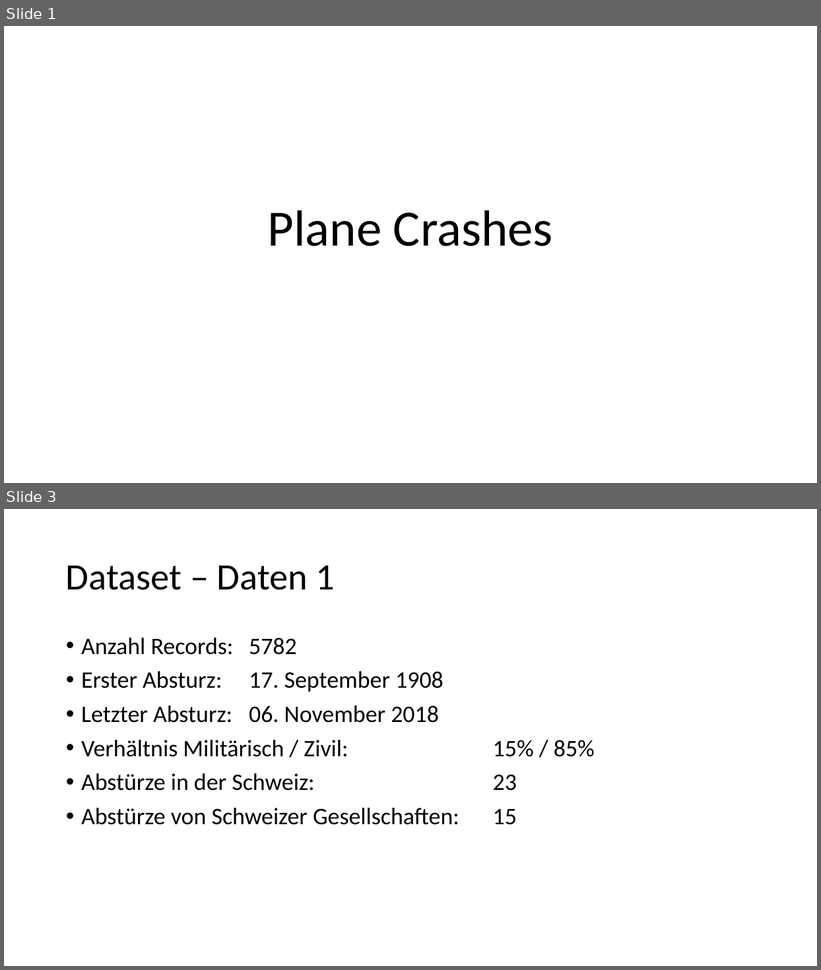
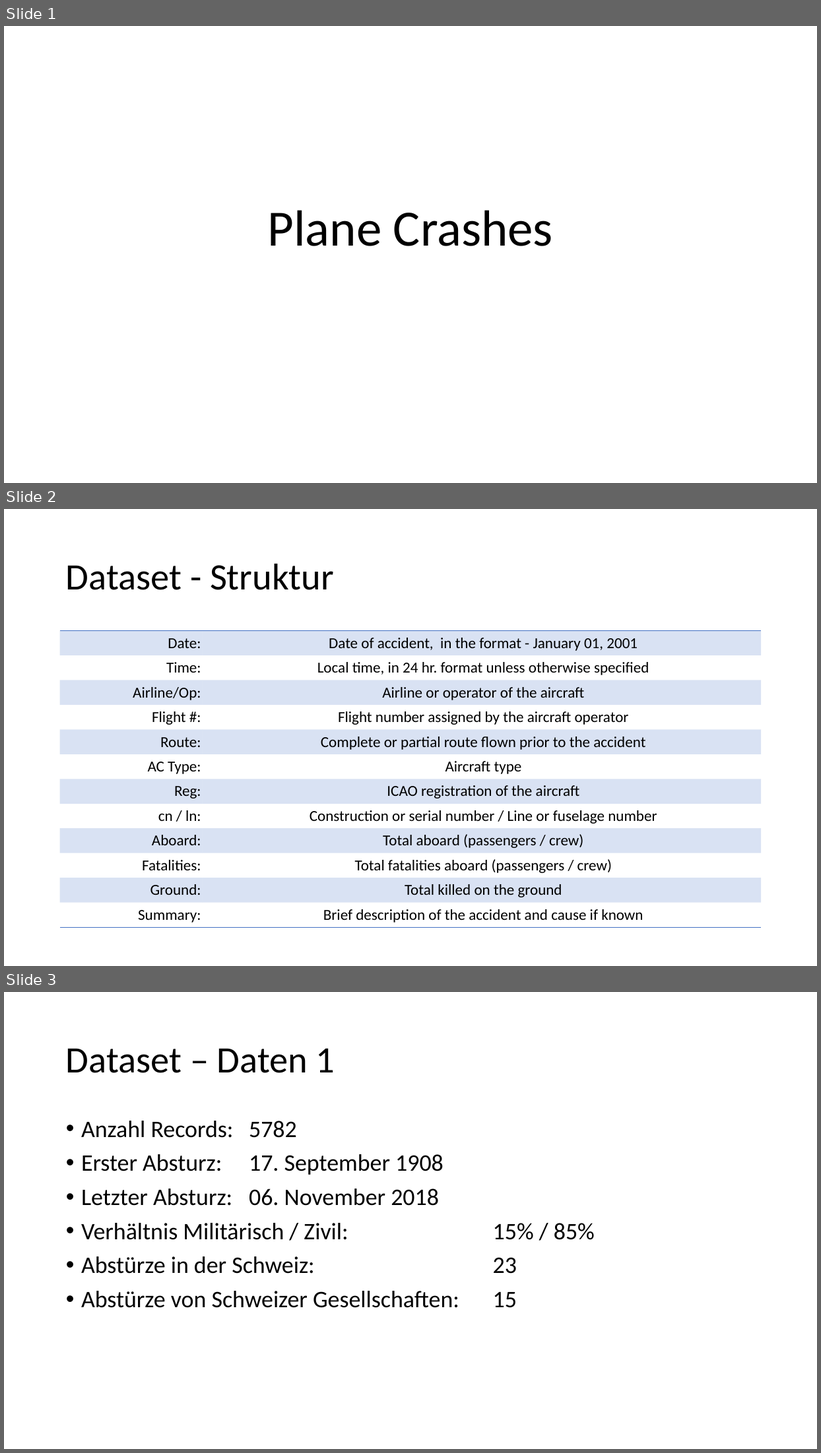
Before and after one commit to nojetlag/CASINFE18_BigData, a slide deck: Historical Plane Crashes/Präsentation/Leistungsnachweis BigData Plane Crashes.pptx. Shown one above the other, each under a label of ours: slides 1 and 3 before the commit, slides 1, 2 and 3 after it; the slides between them are not shown. The pictures are 821x970 and 821x1453 pixels, drawn with LibreOffice and Linux fonts; fonts in the diff are those of the drawing. Boxes give left, top, right and bottom in pixels: in the first picture for what was removed or moved away, otherwise in the second. Text is boxed around its words. In the diff, an @@ line names an element or a change of style, - is before the commit and + after.

Commit message:
Update Leistungsnachweis BigData Plane Crashes.pptx
Struktur ergänzt

```diff
--- a/Historical Plane Crashes/Präsentation/Leistungsnachweis BigData Plane Crashes.pptx
+++ b/Historical Plane Crashes/Präsentation/Leistungsnachweis BigData Plane Crashes.pptx
@@ slide 2 added at box(4, 509, 817, 966), background #FFFFFF @@
@@ title added at box(66, 563, 334, 590), 44 pt, text #000000 @@
+Dataset - Struktur
@@ table added at box(60, 631, 762, 928), 12 rows, 2 columns @@
+Date: | Date of accident, in the format - January 01, 2001
+Time: | Local time, in 24 hr. format unless otherwise specified
+Airline/Op: | Airline or operator of the aircraft
+Flight #: | Flight number assigned by the aircraft operator
+Route: | Complete or partial route flown prior to the accident
+AC Type: | Aircraft type
+Reg: | ICAO registration of the aircraft
+cn / ln: | Construction or serial number / Line or fuselage number
+Aboard: | Total aboard (passengers / crew)
+Fatalities: | Total fatalities aboard (passengers / crew)
+Ground: | Total killed on the ground
+Summary: | Brief description of the accident and cause if known
```
Also in this commit, not shown: 1 slide changed.
